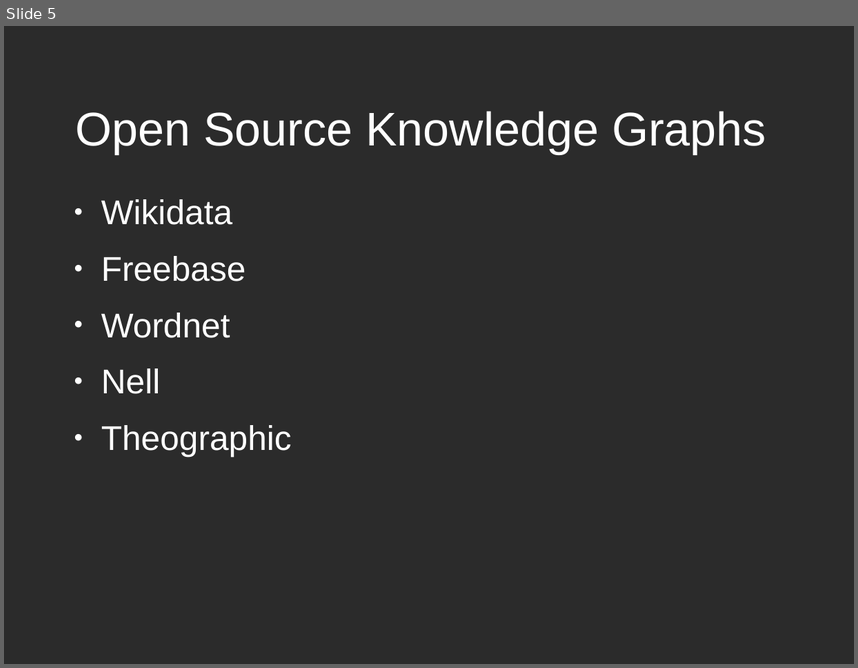
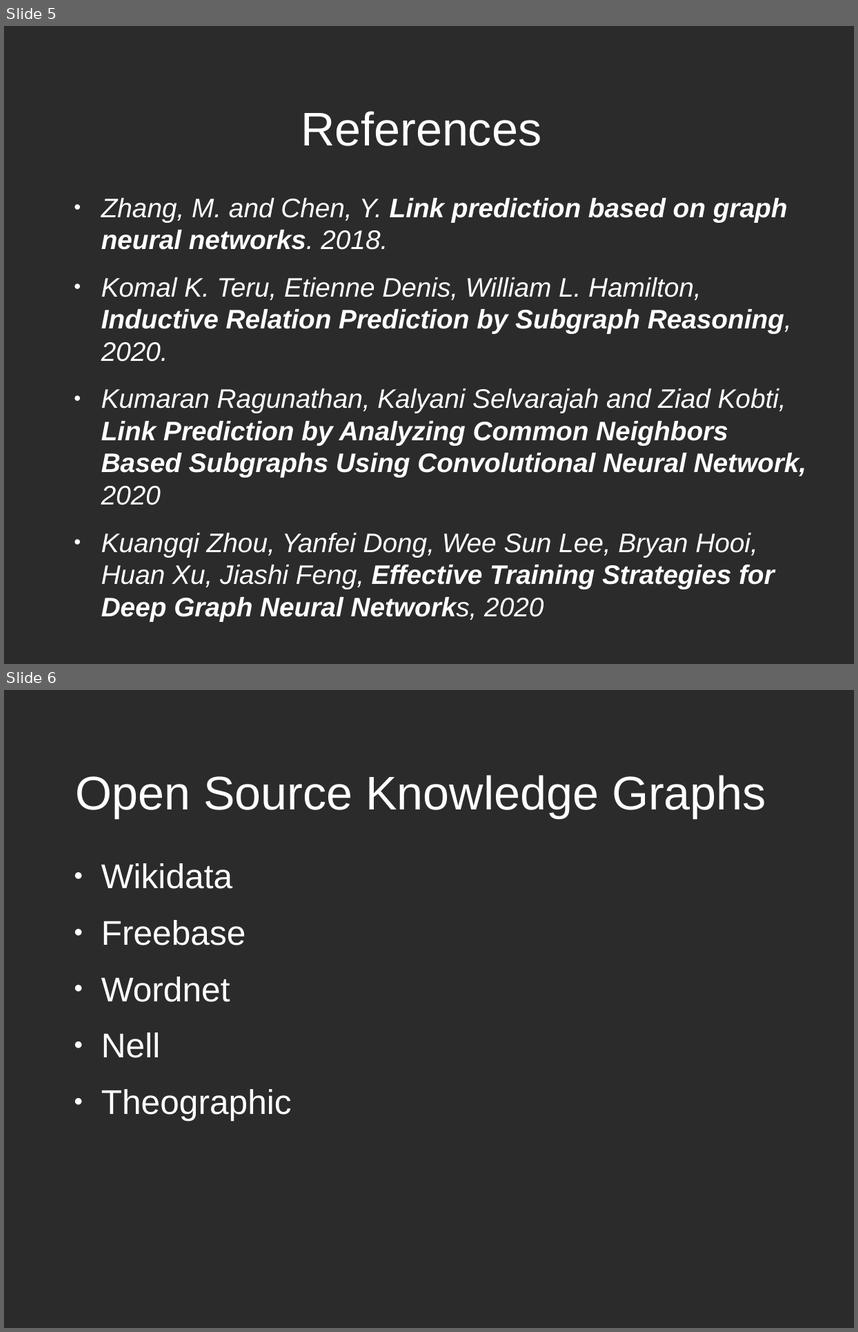
Before and after one commit to jaemuzzin/plagnn, a slide deck: presentation final.odp. Shown one above the other, each under a label of ours: slide 5 before the commit, slides 5 and 6 after it. The pictures are 858x668 and 858x1332 pixels, drawn with LibreOffice and Linux fonts; fonts in the diff are those of the drawing; background and template pictures are left out; a plain dark background stands for a picture behind light text. Boxes give left, top, right and bottom in pixels: in the first picture for what was removed or moved away, otherwise in the second. Text is boxed around its words. In the diff, an @@ line names an element or a change of style, - is before the commit and + after.

```diff
--- a/presentation final.odp
+++ b/presentation final.odp
@@ slide 5 added at <box>4,26,854,664</box>, background picture (left out) @@
@@ title added at <box>301,111,542,146</box>, 44 pt, text #FFFFFF @@
+References
@@ text added at <box>101,198,807,621</box>, 25 pt, text #FFFFFF, bold, italic @@
+● Zhang, M. and Chen, Y. Link prediction based on graph neural networks. 2018.
+● Komal K. Teru, Etienne Denis, William L. Hamilton, Inductive Relation Prediction by Subgraph Reasoning, 2020.
+● Kumaran Ragunathan, Kalyani Selvarajah and Ziad Kobti, Link Prediction by Analyzing Common Neighbors Based Subgraphs Using Convolutional Neural Network, 2020
+● Kuangqi Zhou, Yanfei Dong, Wee Sun Lee, Bryan Hooi, Huan Xu, Jiashi Feng, Effective Training Strategies for Deep Graph Neural Networks, 2020
@@ what was slide 5 is now slide 6 @@
```
Also in this commit, not shown: 1 slide changed, 3 other slides added, 1 other file.
